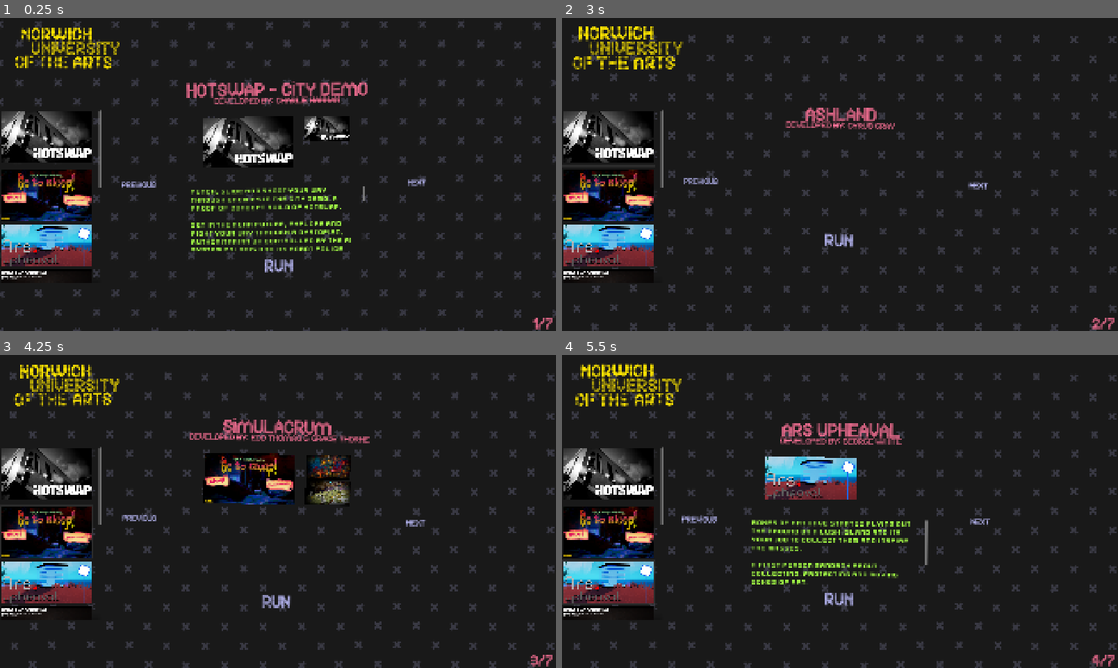
Above: before the commit, frames 1-4 (two rows, left to right).
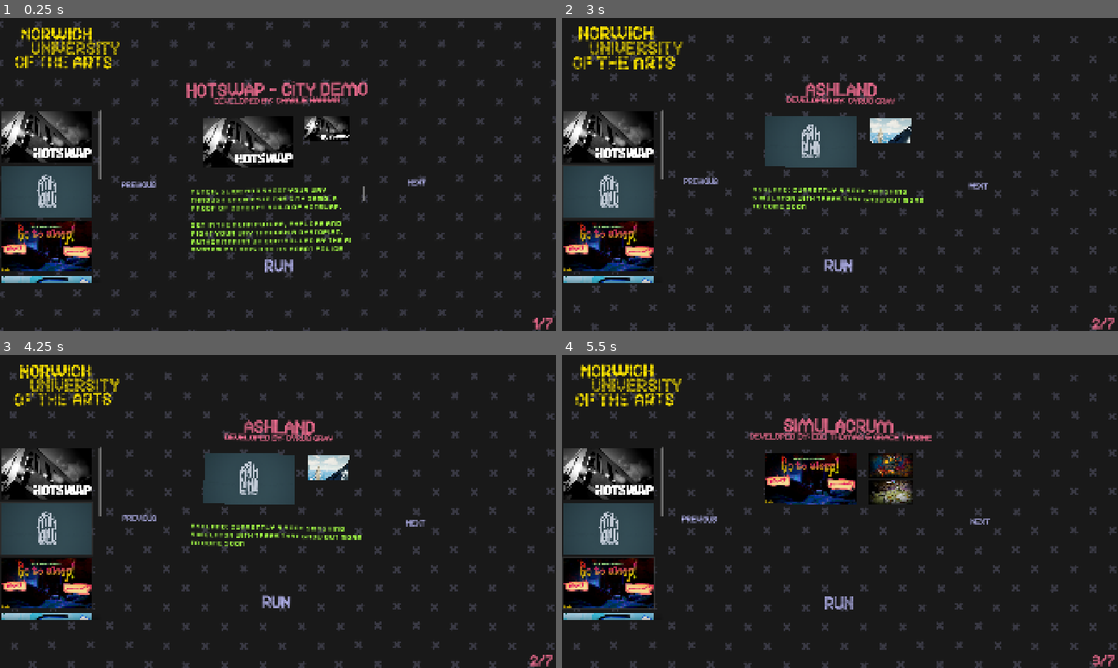
Above: after the commit, the same moments.

Repository: AndyDalaimo/NUA_Gradfest_Arcade
Game: Godot game, scene res://src/main/test.tscn
The game is run twice, just before and just after one commit, with the same random seed, the same clock (stepped at 60 frames per second) and the same inputs.
Inputs (mouse positions are in pixels of both pictures, inside the frame that each line leads up to):
- Up to frame 1 (0.25 s): no input
- Up to frame 2 (3 s): click "NEXT" at 0.5 s; click "NEXT" at 1.25 s; click (606, 136) at 2 s; click (606, 165) at 2.77 s
- Up to frame 3 (4.25 s): click (44, 527) at 3.52 s
- Up to frame 4 (5.5 s): click (606, 533) at 4.27 s; click (606, 583) at 5.02 s

The runs differ from the first frame. In frame 1, 5.8% of the frame differs, in the area x 0-19%, y 47-85%; in frame 2, 11%; in frame 3, 11%; in frame 4, 13%, in the area x 0-97%, y 20-100%.

Commit message:
Adding new Images and fixing file paths

Diff:
--- a/src/resources/apps/GradFest_2026/app_cyrus_gray.tres
+++ b/src/resources/apps/GradFest_2026/app_cyrus_gray.tres
@@ -1,10 +1,15 @@
 [gd_resource type="Resource" script_class="AppData" format=3 uid="uid://c1qdqmfcdk56q"]
 
+[ext_resource type="Texture2D" uid="uid://bsx1nawspk8i" path="res://assets/textures/game_images/CyrusGray/Ashland_Banner-315x177.png" id="1_0cmlg"]
 [ext_resource type="Script" uid="uid://naagfv3mx6to" path="res://src/resources/app_data.gd" id="1_mftr5"]
+[ext_resource type="Texture2D" uid="uid://340nly25tm5y" path="res://assets/textures/game_images/CyrusGray/Ashland_ss_0-315x192.png" id="2_etp1s"]
 
 [resource]
 script = ExtResource("1_mftr5")
 app_path = "ASHLAND prototype 2 Cyrus Gray/ASHLAND prototype 2 Cyrus Gray/Windows/FabulousFuckery/Binaries/Win64/FabulousFuckery-Win64-Shipping.exe"
 app_title = "ASHLAND
 [font_size=32]Developed by: Cyrus Gray[/font_size]"
+app_texture = ExtResource("1_0cmlg")
+app_description = "Ashland: currently a rock smashing simulator with trees that grow but more to come soon"
+sc_1 = ExtResource("2_etp1s")
 metadata/_custom_type_script = "uid://naagfv3mx6to"
--- a/src/resources/apps/GradFest_2026/app_george_white.tres
+++ b/src/resources/apps/GradFest_2026/app_george_white.tres
@@ -2,6 +2,8 @@
 
 [ext_resource type="Script" uid="uid://naagfv3mx6to" path="res://src/resources/app_data.gd" id="1_48cty"]
 [ext_resource type="Texture2D" uid="uid://dv0gobvor0nye" path="res://assets/textures/game_images/GeorgeWhite/ArsUpheavalBanner-315x147.png" id="1_x1inj"]
+[ext_resource type="Texture2D" uid="uid://2wsbi7lemjnv" path="res://assets/textures/game_images/GeorgeWhite/ArsUpheaval_ss_0-315x177.png" id="2_nkktd"]
+[ext_resource type="Texture2D" uid="uid://c7g4d1s42owdv" path="res://assets/textures/game_images/GeorgeWhite/ArsUpheaval_ss_1-315x177.png" id="3_im5jx"]
 
 [resource]
 script = ExtResource("1_48cty")
@@ -14,4 +16,6 @@
 A first person sandbox about collecting, protecting and moving boxes of art.
 
 3rd Year FMP By George White (Games Art & Design: Indie Development)"
+sc_1 = ExtResource("2_nkktd")
+sc_2 = ExtResource("3_im5jx")
 metadata/_custom_type_script = "uid://naagfv3mx6to"
Binary file added: assets/textures/game_images/CyrusGray/Ashland_Banner-315x177.png
Not shown, added: assets/textures/game_images/CyrusGray/Ashland_Banner-315x177.png.import
Binary file added: assets/textures/game_images/CyrusGray/Ashland_ss_0-315x192.png
Not shown, added: assets/textures/game_images/CyrusGray/Ashland_ss_0-315x192.png.import
Binary file added: assets/textures/game_images/GeorgeWhite/ArsUpheaval_ss_0-315x177.png
Not shown, added: assets/textures/game_images/GeorgeWhite/ArsUpheaval_ss_0-315x177.png.import
Binary file added: assets/textures/game_images/GeorgeWhite/ArsUpheaval_ss_1-315x177.png
Not shown, added: assets/textures/game_images/GeorgeWhite/ArsUpheaval_ss_1-315x177.png.import
